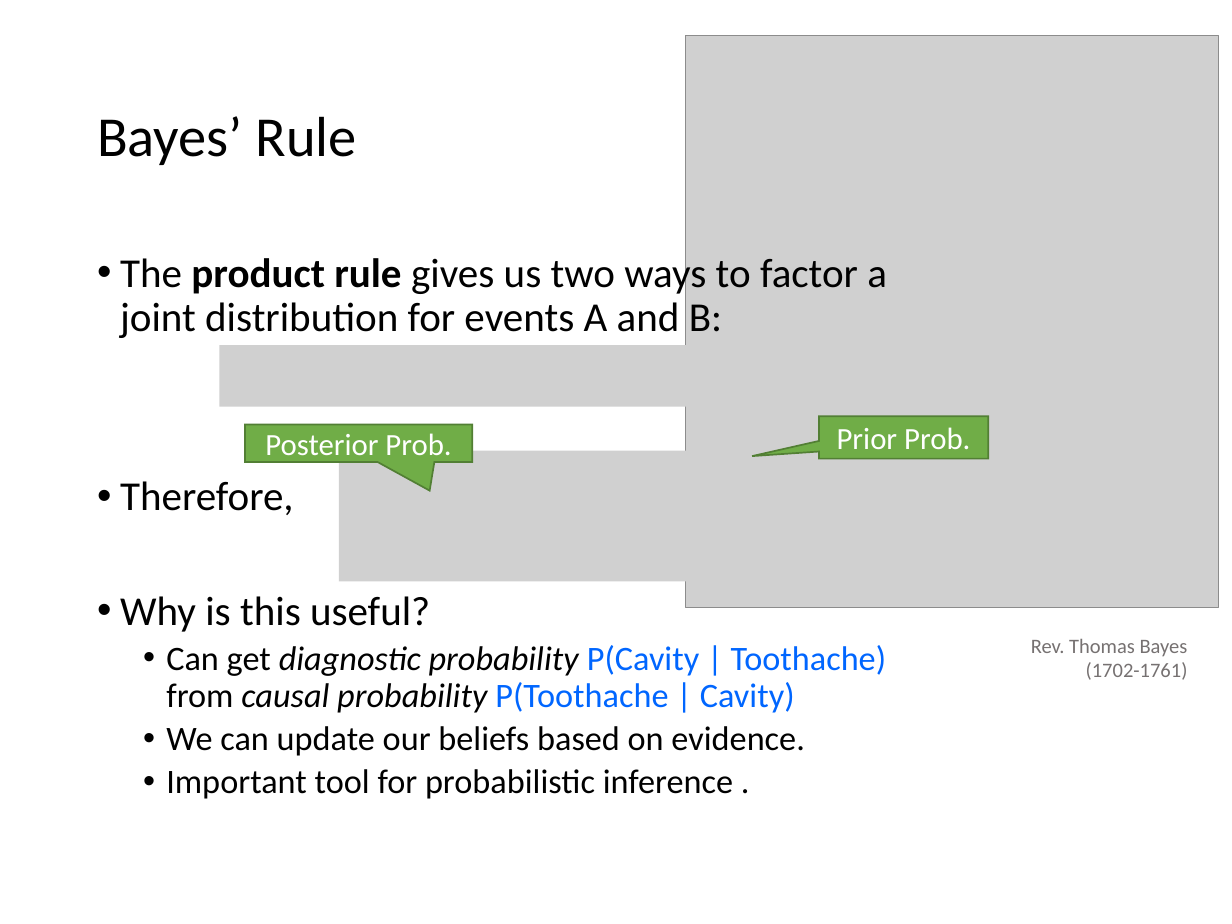
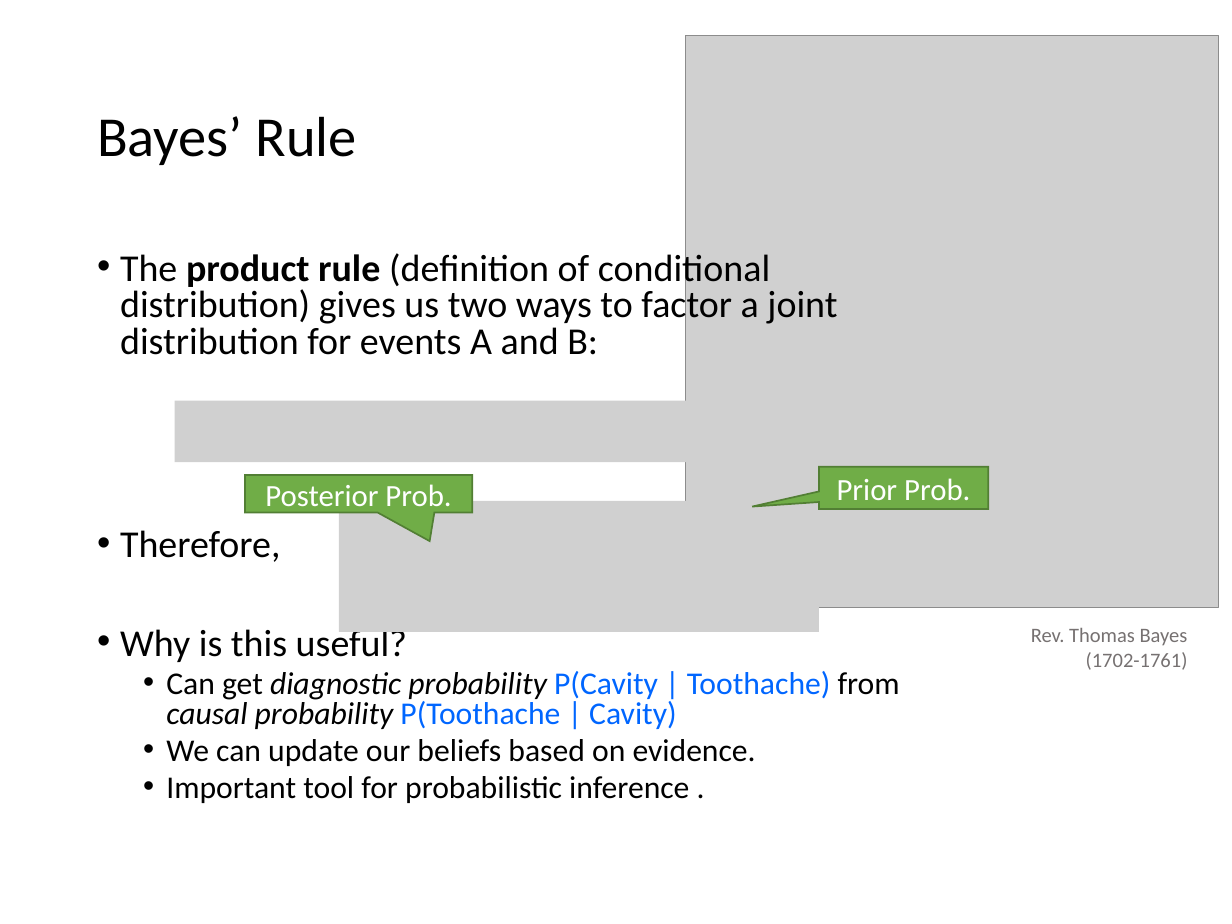
Before and after one commit to mhahsler/CS7320-AI, a slide deck: slide 19 of slides/12_uncertainty.pptx (slide 22 before the commit). Drawn at 1232x924 pixels with LibreOffice and Linux fonts; fonts in the diff are those of the drawing; grey boxes stand for pictures. Boxes give left, top, right and bottom in pixels: in the first picture for what was removed or moved away, otherwise in the second. Text is boxed around its words. In the diff, an @@ line names an element or a change of style, - is before the commit and + after.

```diff
--- a/slides/12_uncertainty.pptx
+++ b/slides/12_uncertainty.pptx
@@ text at box(120, 249, 837, 355): text changed; size 24 to 22.2 pt @@
-• The product rule gives us two ways to factor a joint distribution for events A and B:
+• The product rule (definition of conditional distribution) gives us two ways to factor a joint distribution for events A and B:
@@ picture removed at box(219, 345, 962, 407) @@
@@ picture added at box(175, 400, 918, 462) @@
@@ 2 speech boxes, 1 picture: place and size @@
-2 speech boxes, 1 picture at box(245, 416, 988, 582)
+2 speech boxes, 1 picture at box(245, 467, 988, 632)
@@ text at box(120, 530, 900, 803): size 24 to 22.2 pt in "Therefore,", "Why is this useful?"; size 20 to 18.5 pt in "Can get diagnostic probability P(Cavity | Toothache) ...", "We can update our beliefs based on ...", "Important tool for probabilistic inference ."; line spacing 0.9 to 0.8 @@
@@ text "Rev. Thomas Bayes (1702-1761)": place and size @@
-text "Rev. Thomas Bayes (1702-1761)" at box(1031, 639, 1188, 680)
+text "Rev. Thomas Bayes (1702-1761)" at box(1031, 628, 1188, 670)
```
Also in this commit, not shown: 16 other slides changed, 5 slides removed, 1 other file.
